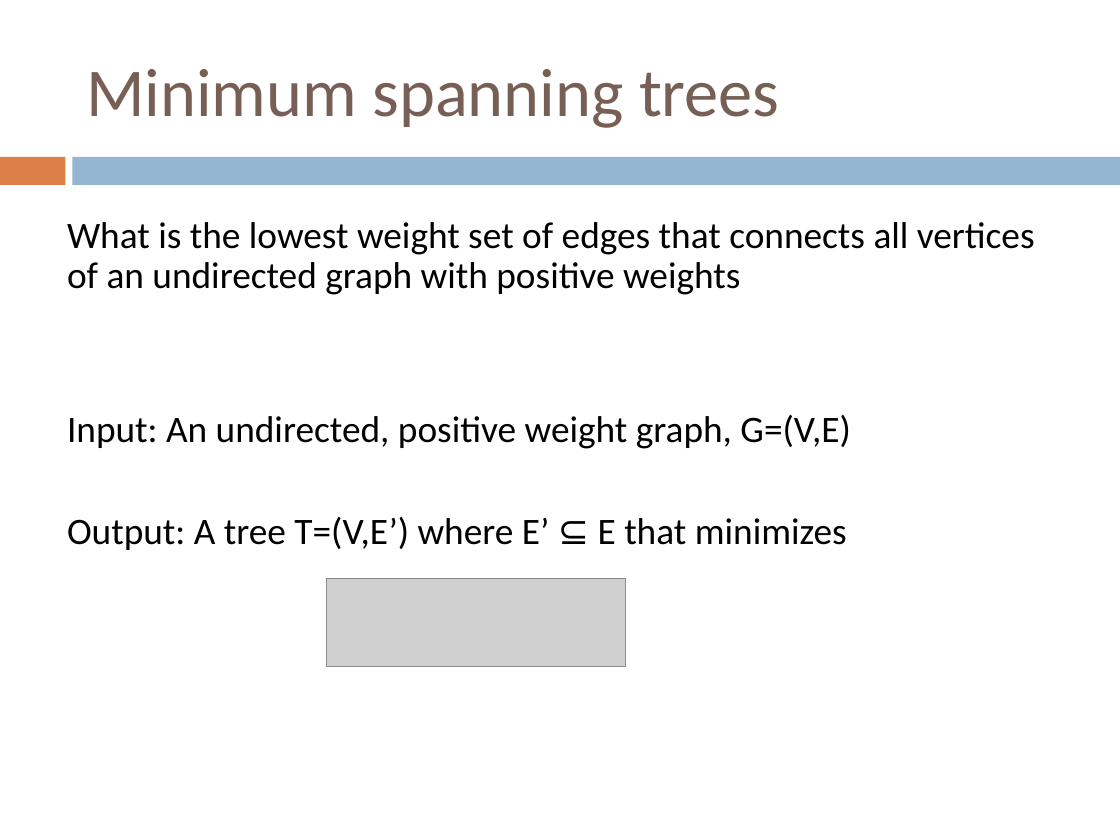
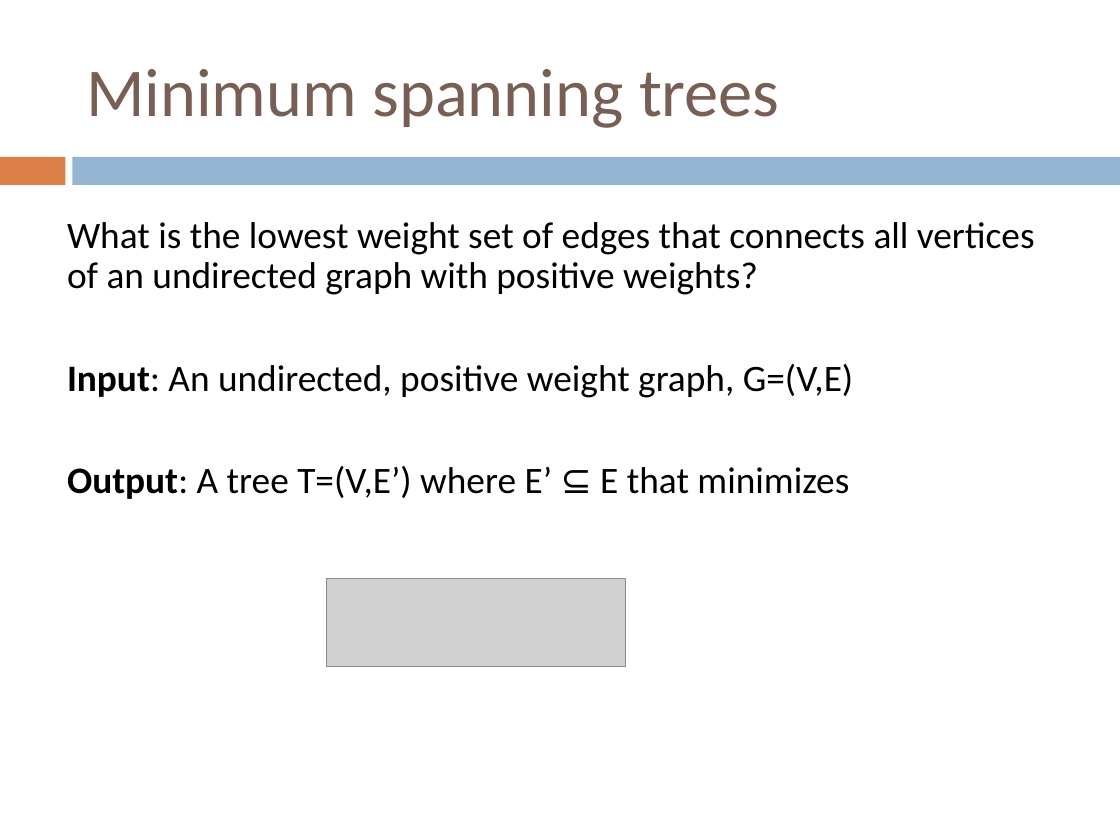
Before and after one commit to Collins-kariuk/Algorithms, a slide deck: slide 5 of Lectures/Lecture 19_Shortest Paths.pptx. Drawn at 1120x840 pixels with LibreOffice and Linux fonts; fonts in the diff are those of the drawing; grey boxes stand for pictures. Boxes give left, top, right and bottom in pixels: in the first picture for what was removed or moved away, otherwise in the second. Text is boxed around its words. In the diff, an @@ line names an element or a change of style, - is before the commit and + after.

```diff
--- a/Lectures/Lecture 19_Shortest Paths.pptx
+++ b/Lectures/Lecture 19_Shortest Paths.pptx
@@ text at (x1=67, y1=222, x2=1035, y2=295): text changed @@
-What is the lowest weight set of edges that connects all vertices of an undirected graph with positive weights
+What is the lowest weight set of edges that connects all vertices of an undirected graph with positive weights?
@@ text at (x1=67, y1=364, x2=853, y2=499): bold on in "Input:", "Output:" @@
```
Also in this commit, not shown: 8 other slides changed.
